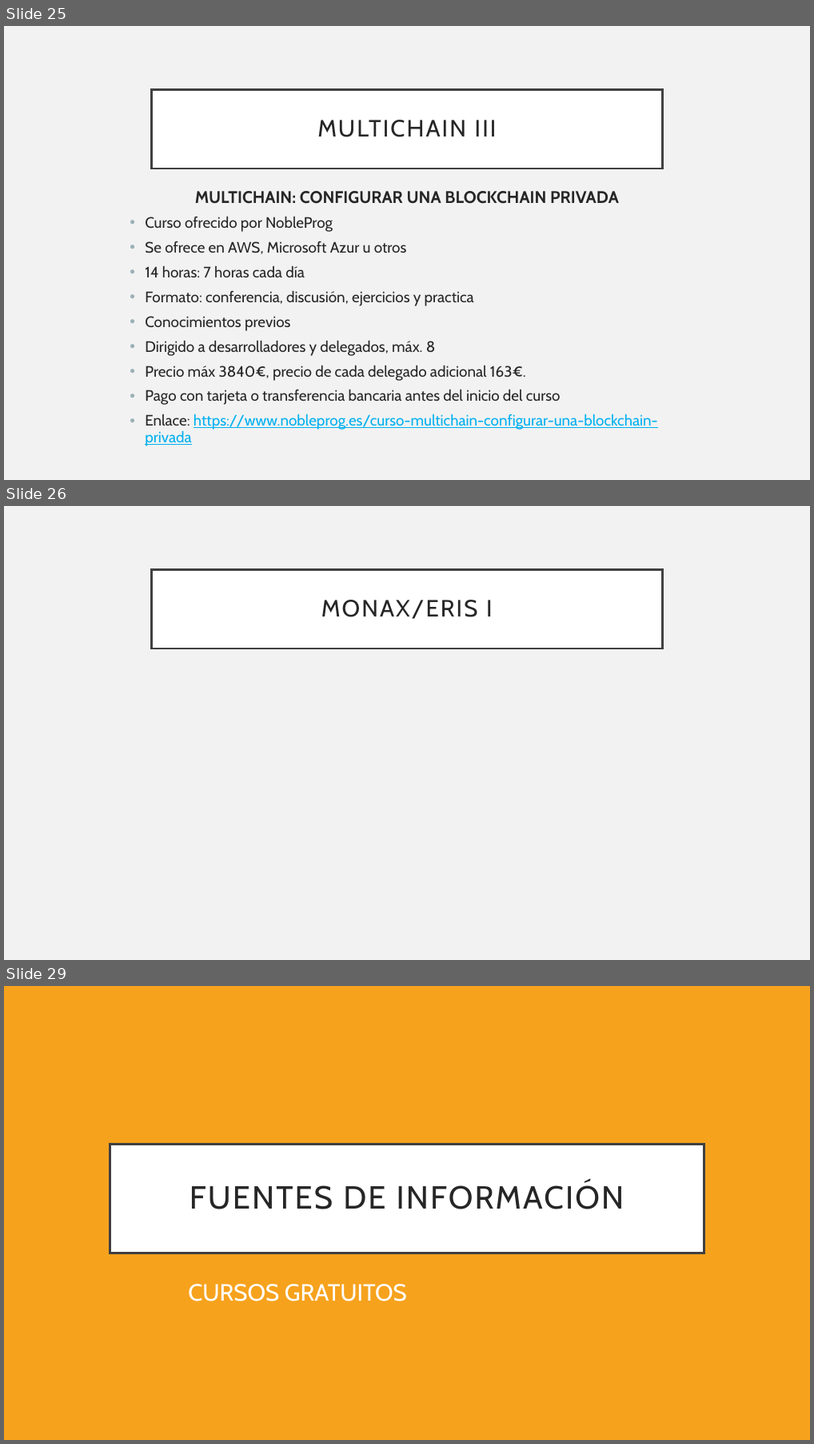
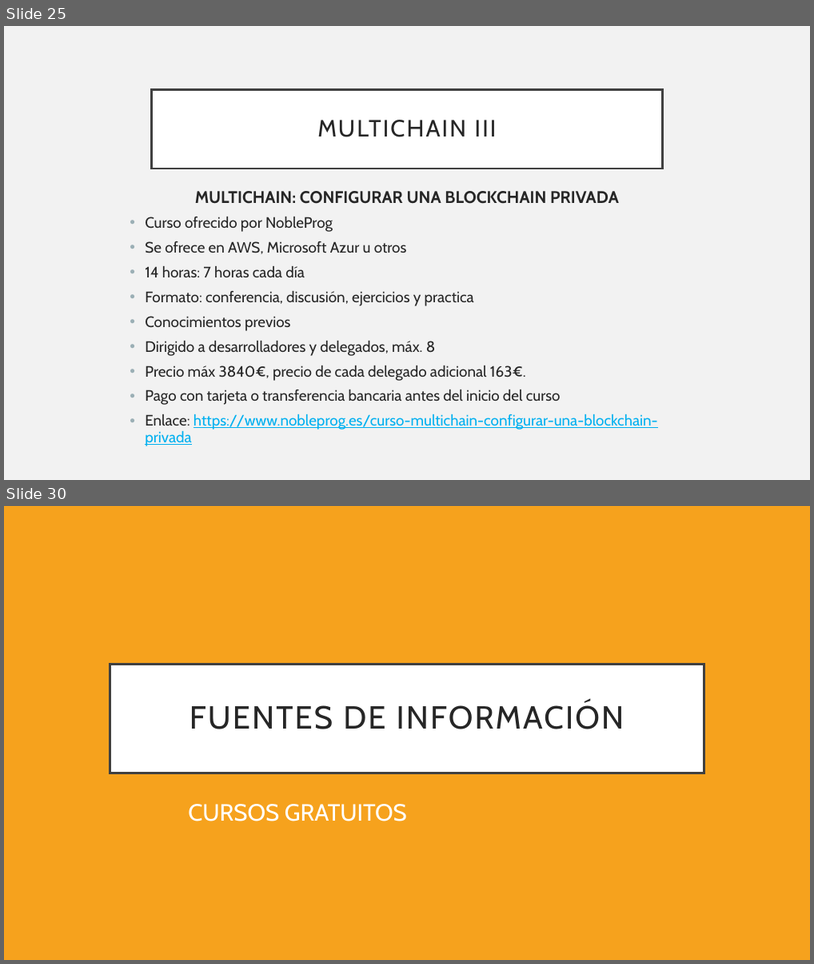
Before and after one commit to alex7dm/DTE_T1_OpenSourceBlockchain, a slide deck: OPEN SOURCE BLOCKCHAIN.pptx. Shown one above the other, each under a label of ours: slides 25, 26 and 29 before the commit, slides 25 and 30 after it; the slides between them are not shown. The pictures are 814x1444 and 814x964 pixels, drawn with LibreOffice and Linux fonts; fonts in the diff are those of the drawing. Boxes give left, top, right and bottom in pixels: in the first picture for what was removed or moved away, otherwise in the second. Text is boxed around its words. In the diff, an @@ line names an element or a change of style, - is before the commit and + after.

```diff
--- a/OPEN SOURCE BLOCKCHAIN.pptx
+++ b/OPEN SOURCE BLOCKCHAIN.pptx
@@ slide 26 removed at (4,506,810,960), background #F2F2F2 @@
@@ title removed at (152,569,662,648) @@
-MONAX/ERIS I
@@ what was slide 29 is now slide 30 @@
```
Also in this commit, not shown: 2 slides changed, 5 slides added, 3 other slides removed.
